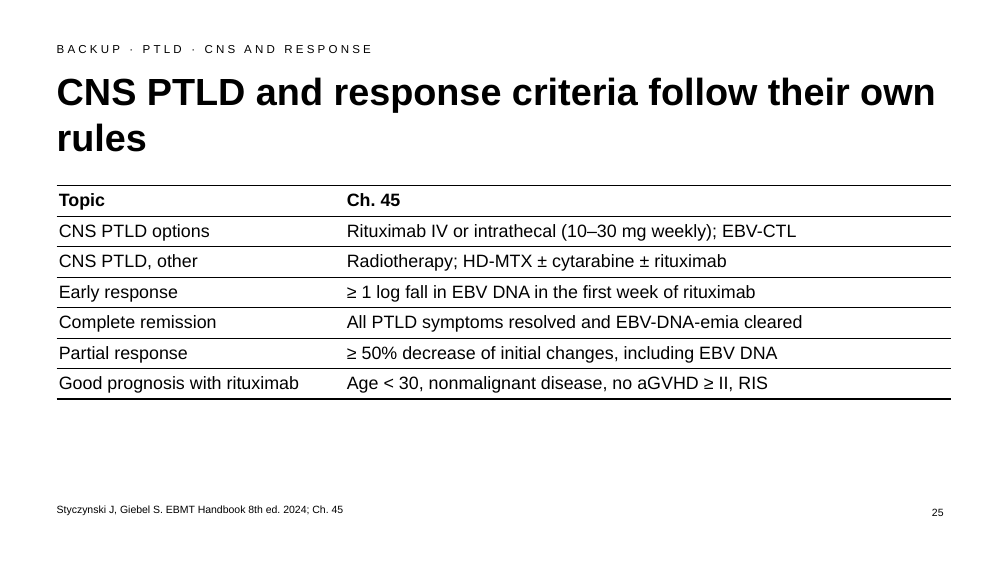
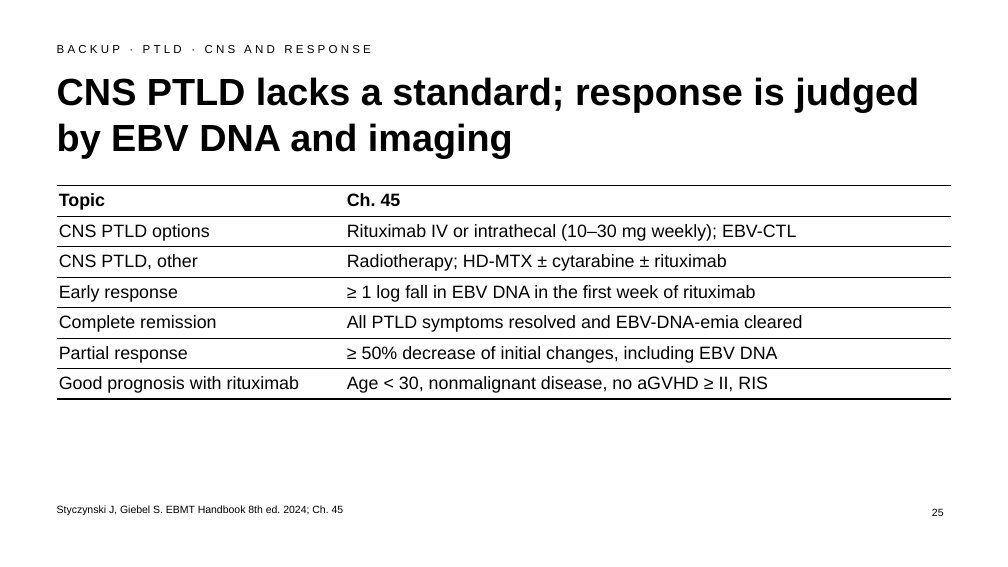
Before and after one commit to htlin222/ebmt-handbook-skill, a slide deck: slide 25 of slides/decks/s09-viral-infections-ptld.pptx. Drawn at 1008x567 pixels with LibreOffice and Linux fonts; fonts in the diff are those of the drawing. Boxes give left, top, right and bottom in pixels: in the first picture for what was removed or moved away, otherwise in the second. Text is boxed around its words. In the diff, an @@ line names an element or a change of style, - is before the commit and + after.

```diff
--- a/slides/decks/s09-viral-infections-ptld.pptx
+++ b/slides/decks/s09-viral-infections-ptld.pptx
@@ title at [57, 77, 919, 158]: text changed @@
-CNS PTLD and response criteria follow their own rules
+CNS PTLD lacks a standard; response is judged by EBV DNA and imaging
```
Also in this commit, not shown: 8 other slides changed, 2 other files.
